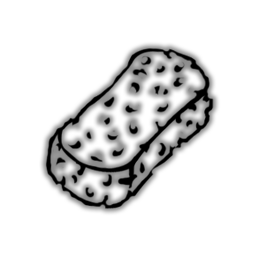
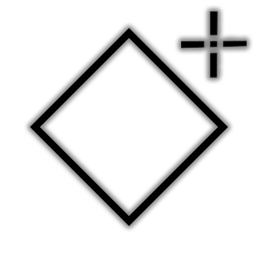
Layers edited between the first and the second 256×256 image:
hid group "Paint Sponge Icon" (1 layers) over bbox(45, 48, 214, 209)
added group "Block Creation Icon" with 2 layers above "Block Selection Icon" over bbox(30, 11, 247, 226)
added layer "Shape 4 copy 2" in group "Block Creation Icon" over bbox(181, 11, 247, 78)
added layer "Rectangle 1 copy 3" in group "Block Creation Icon" over bbox(30, 28, 228, 226)
